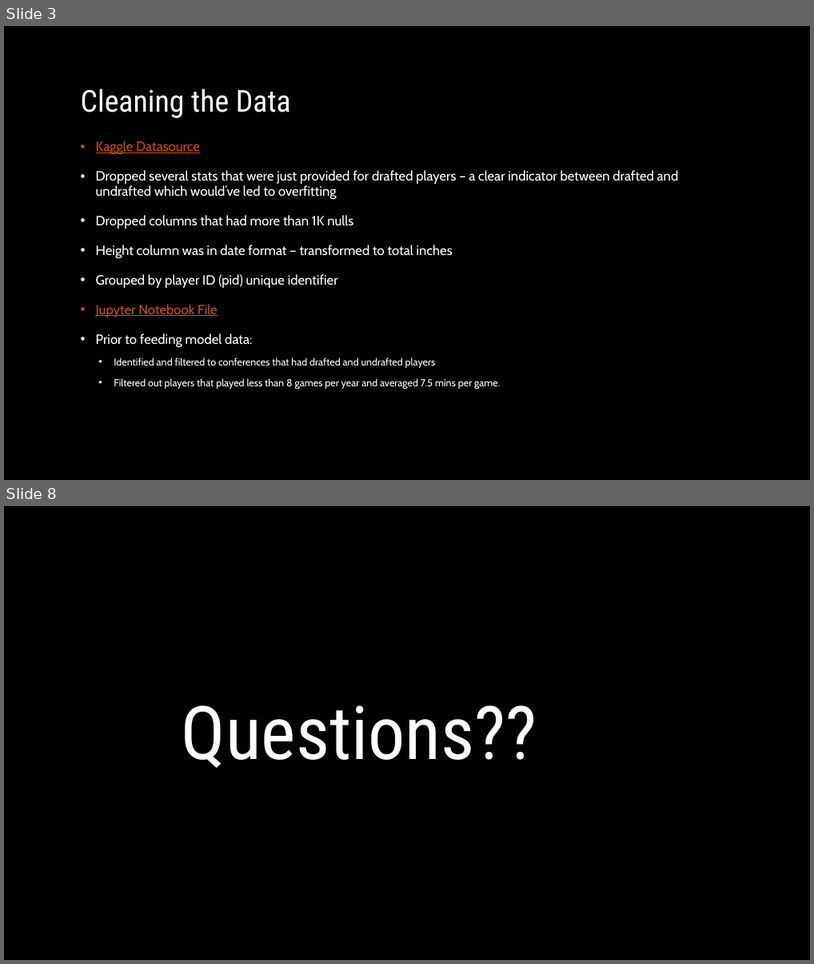
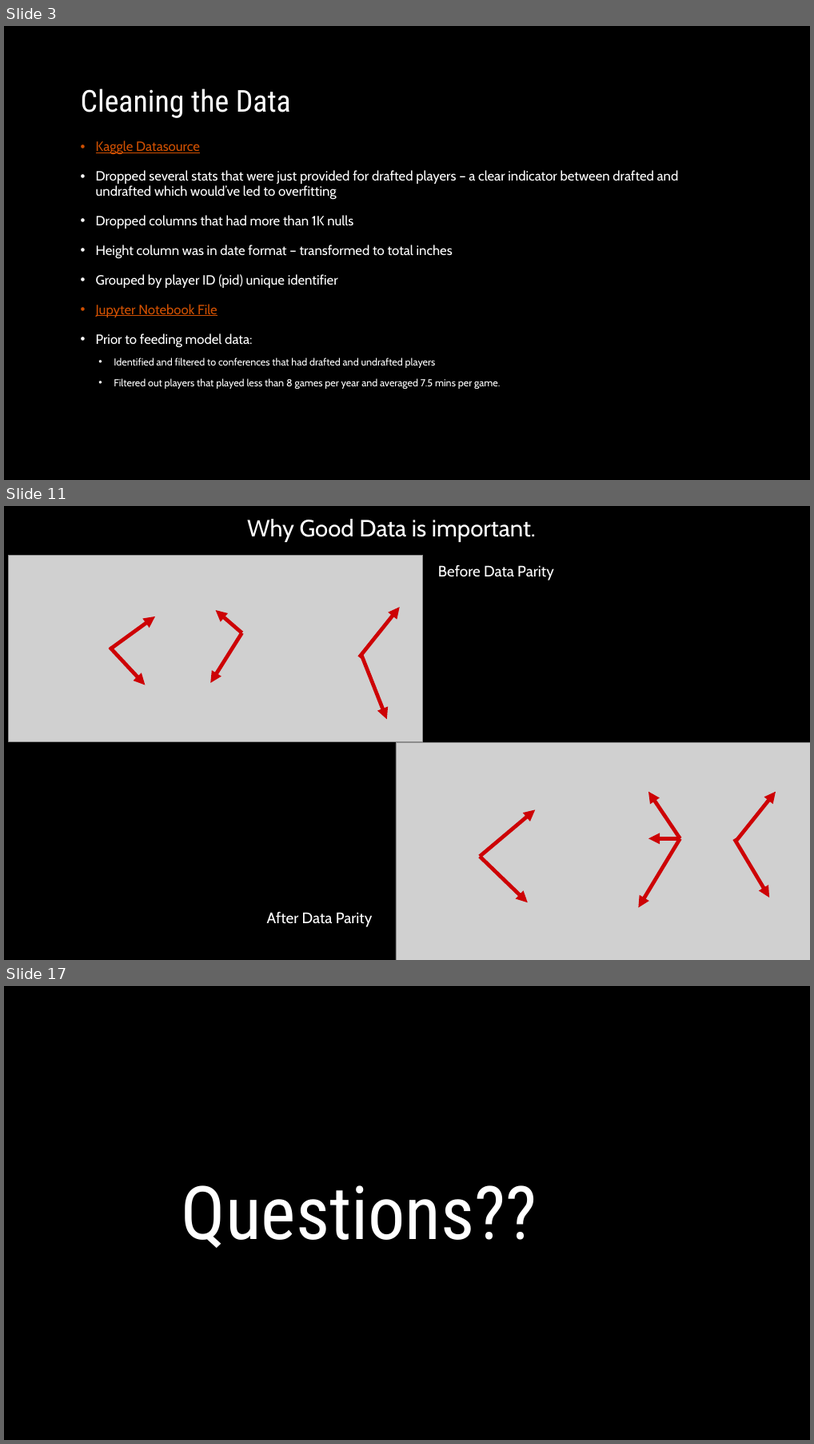
Before and after one commit to mleroseandrews/Making_the_NBA, a slide deck: Powerpoint.pptx. Shown one above the other, each under a label of ours: slides 3 and 8 before the commit, slides 3, 11 and 17 after it; the slides between them are not shown. The pictures are 814x964 and 814x1444 pixels, drawn with LibreOffice and Linux fonts; fonts in the diff are those of the drawing; grey boxes stand for pictures; background and template pictures are left out. Boxes give left, top, right and bottom in pixels: in the first picture for what was removed or moved away, otherwise in the second. Text is boxed around its words. In the diff, an @@ line names an element or a change of style, - is before the commit and + after.

```diff
--- a/Powerpoint.pptx
+++ b/Powerpoint.pptx
@@ slide 11 added at [4, 506, 810, 960], background picture (left out) @@
@@ text added at [247, 519, 536, 542], 28 pt, text #FFFFFF @@
+Why Good Data is important.
@@ picture added at [8, 555, 422, 741] @@
@@ text added at [438, 565, 554, 580], 18 pt, text #FFFFFF @@
+Before Data Parity
@@ arrow added from (110, 649) to (155, 616), #CD0205 4.5 pt @@
@@ arrow added from (242, 633) to (216, 610), #CD0205 4.5 pt @@
@@ arrow added from (360, 657) to (400, 607), #CD0205 4.5 pt @@
@@ arrow added from (110, 647) to (145, 685), #CD0205 4.5 pt @@
@@ arrow added from (242, 633) to (211, 683), #CD0205 4.5 pt @@
@@ arrow added from (362, 656) to (387, 719), #CD0205 4.5 pt @@
@@ picture added at [396, 743, 810, 960] @@
@@ arrow added from (680, 838) to (649, 792), #CD0205 4.5 pt @@
@@ arrow added from (736, 842) to (776, 792), #CD0205 4.5 pt @@
@@ arrow added from (480, 856) to (536, 810), #CD0205 4.5 pt @@
@@ arrow added from (680, 838) to (638, 907), #CD0205 4.5 pt @@
@@ arrow added from (680, 838) to (649, 838), #CD0205 4.5 pt @@
@@ arrow added from (734, 839) to (770, 897), #CD0205 4.5 pt @@
@@ arrow added from (480, 856) to (528, 902), #CD0205 4.5 pt @@
@@ text added at [267, 912, 373, 927], 18 pt, text #FFFFFF @@
+After Data Parity
@@ what was slide 8 is now slide 17 @@
```
Also in this commit, not shown: 1 slide changed, 9 other slides added, 1 slide removed.
